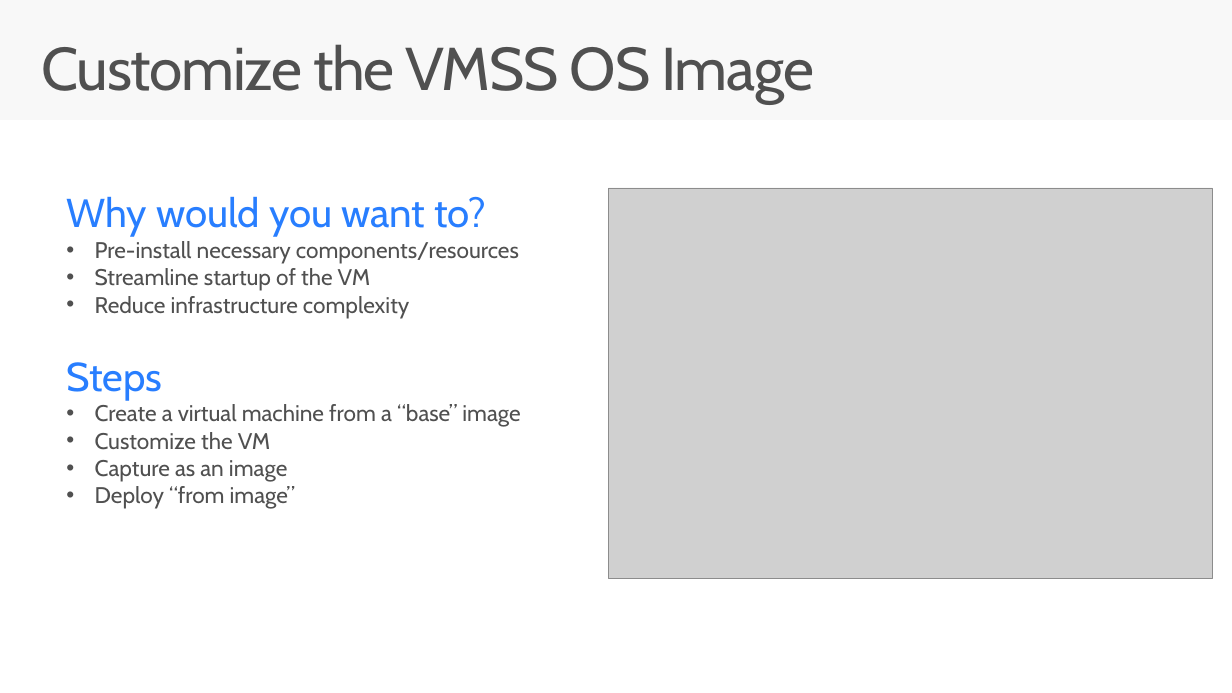
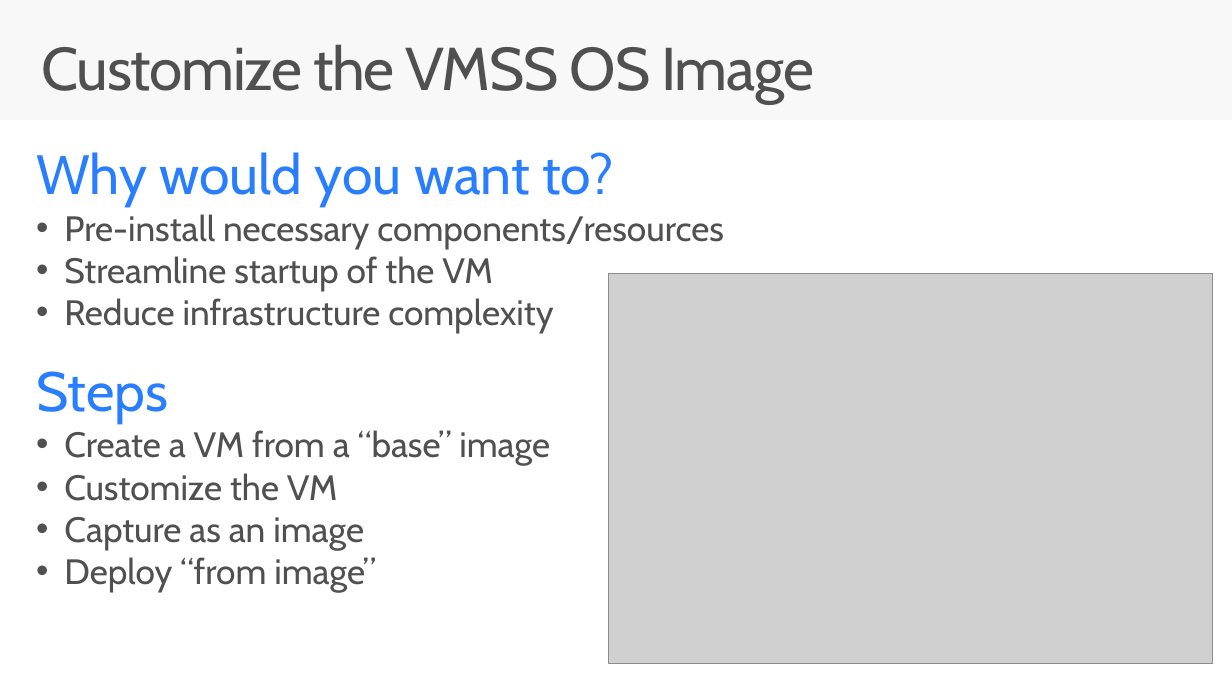
Before and after one commit to brentstineman/PersonalStuff, a slide deck: slide 11 of Presentations/Service Fabric/ServiceFabric - Real World.pptx. Drawn at 1232x693 pixels with LibreOffice and Linux fonts; fonts in the diff are those of the drawing; grey boxes stand for pictures. Boxes give left, top, right and bottom in pixels: in the first picture for what was removed or moved away, otherwise in the second. Text is boxed around its words. In the diff, an @@ line names an element or a change of style, - is before the commit and + after.

```diff
--- a/Presentations/Service Fabric/ServiceFabric - Real World.pptx
+++ b/Presentations/Service Fabric/ServiceFabric - Real World.pptx
@@ text "Why would you want to?": place and size @@
-text "Why would you want to?" at [66,196,519,319]
+text "Why would you want to?" at [36,152,723,334]
@@ text "Why would you want to?" at [36,152,723,334]: size 32 to 44 pt in "Why would you want to?"; size 18 to 28 pt in "Pre-install necessary components/resources", "Streamline startup of the VM", "Reduce infrastructure complexity" @@
@@ picture: place and size @@
-picture at [609,188,1213,578]
+picture at [609,274,1213,664]
@@ text "Steps": place and size @@
-text "Steps" at [66,362,520,509]
+text "Steps" at [36,371,550,593]
@@ text at [36,371,376,593]: size 32 to 44 pt in "Steps"; size 18 to 28 pt in "Customize the VM", "Capture as an image", "Deploy “from image”" @@
@@ text at [64,430,550,466]: text changed; size 18 to 28 pt @@
-• Create a virtual machine from a “base” image
+• Create a VM from a “base” image
```
Also in this commit, not shown: 6 other slides changed, 2 slides added.
